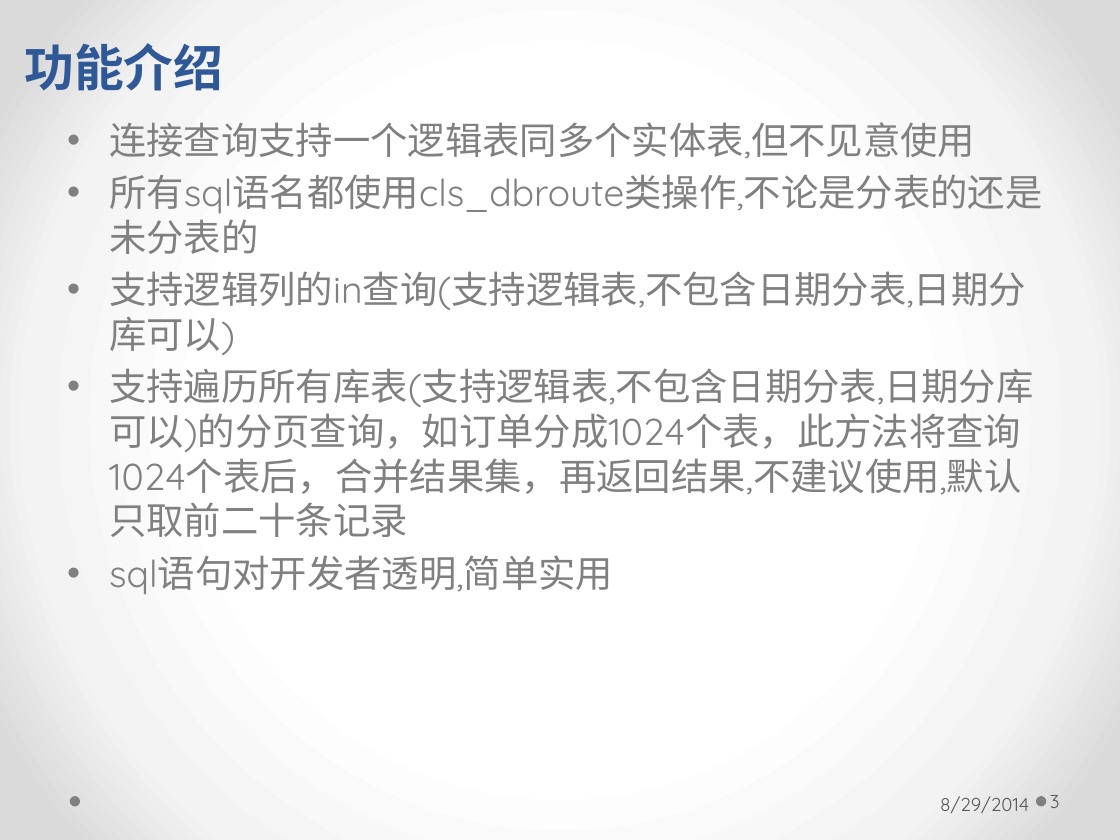
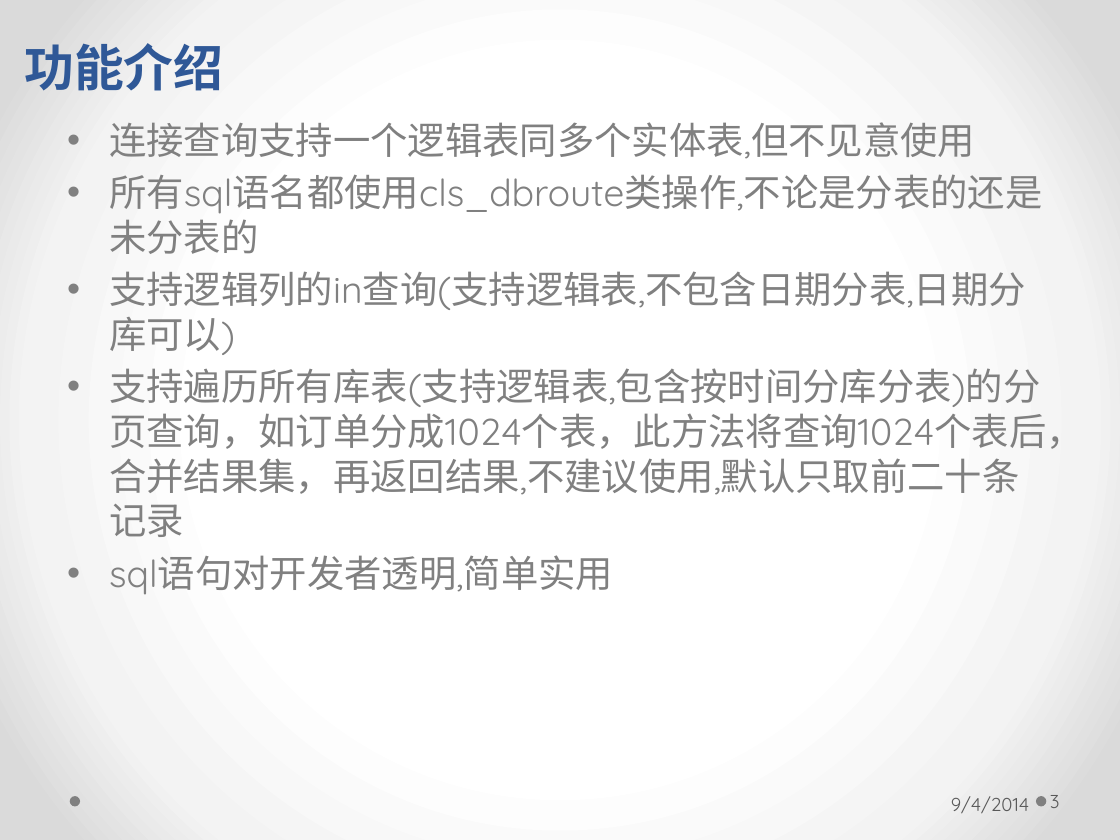
Before and after one commit to longhaisheng/dbroute, a slide deck: slide 3 of dbroute.pptx. Drawn at 1120x840 pixels with LibreOffice and Linux fonts; fonts in the diff are those of the drawing. Boxes give left, top, right and bottom in pixels: in the first picture for what was removed or moved away, otherwise in the second. Text is boxed around its words. In the diff, an @@ line names an element or a change of style, - is before the commit and + after.

```diff
--- a/dbroute.pptx
+++ b/dbroute.pptx
@@ text at (109, 368, 1084, 537): text changed @@
-• 支持遍历所有库表(支持逻辑表,不包含日期分表,日期分库可以)的分页查询，如订单分成1024个表，此方法将查询1024个表后，合并结果集，再返回结果,不建议使用,默认只取前二十条记录
+• 支持遍历所有库表(支持逻辑表,包含按时间分库分表)的分页查询，如订单分成1024个表，此方法将查询1024个表后，合并结果集，再返回结果,不建议使用,默认只取前二十条记录
@@ text at (951, 796, 1029, 813): text changed @@
-8/29/2014
+9/4/2014
```
Also in this commit, not shown: 28 other slides changed, 3 slides added.
